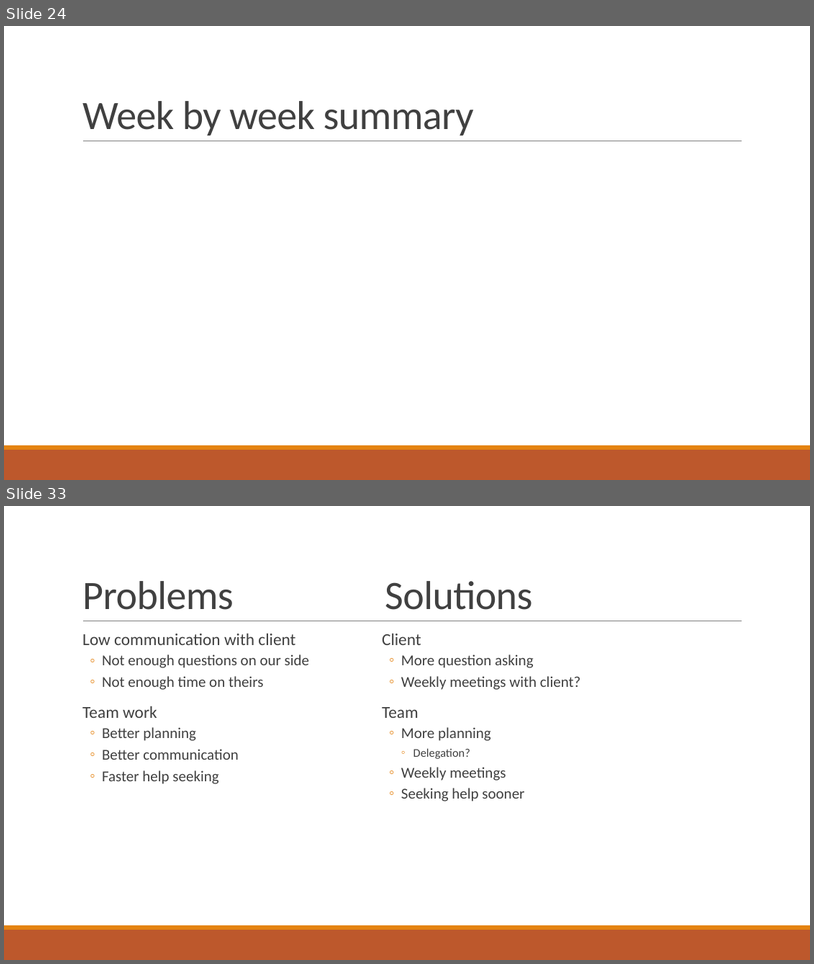
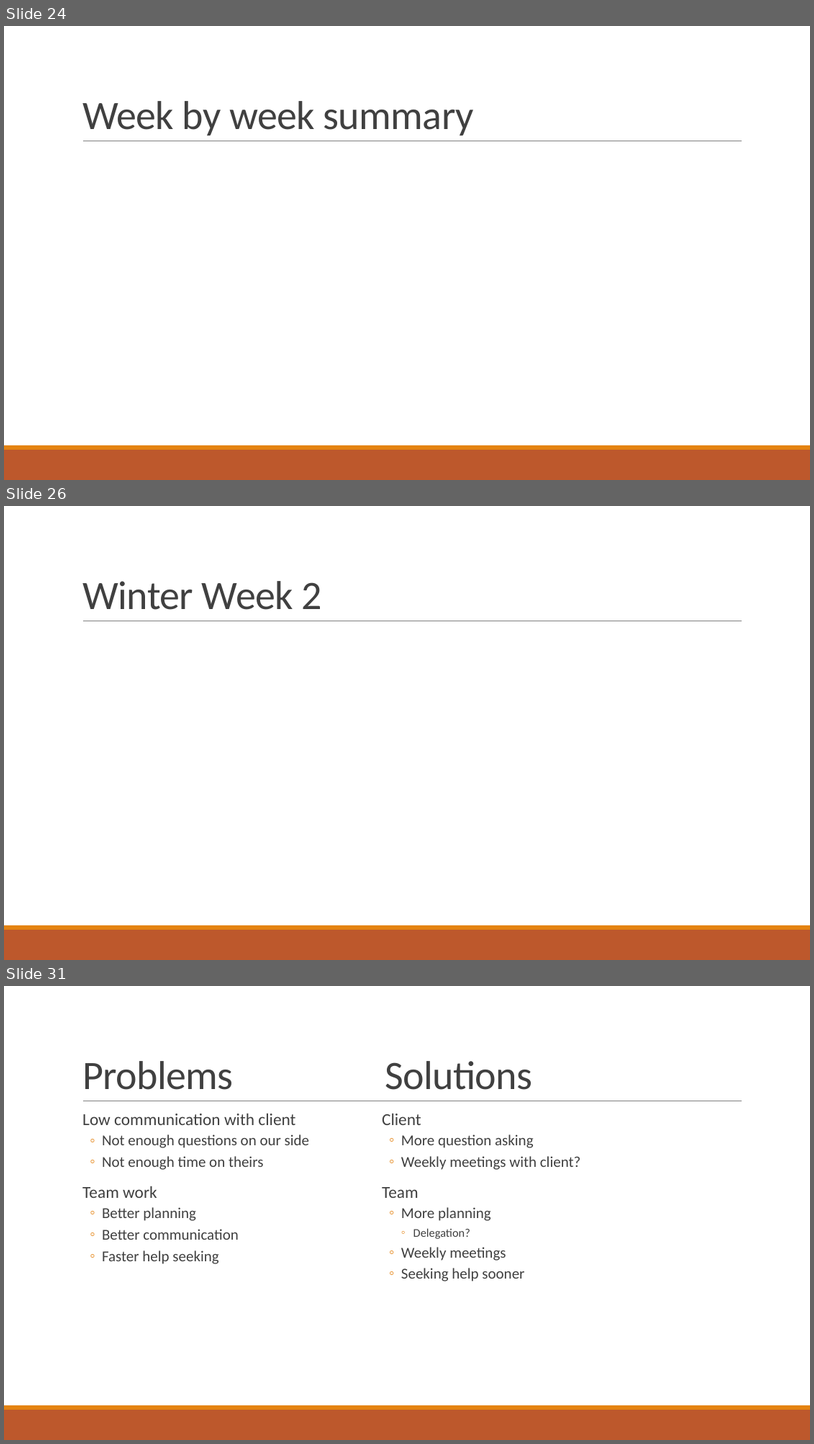
Before and after one commit to gonsalvg/Capstone-Forge-App, a slide deck: Project Documents/Progress Report 2/Progress report.pptx. Shown one above the other, each under a label of ours: slides 24 and 33 before the commit, slides 24, 26 and 31 after it; the slides between them are not shown. The pictures are 814x964 and 814x1444 pixels, drawn with LibreOffice and Linux fonts; fonts in the diff are those of the drawing. Boxes give left, top, right and bottom in pixels: in the first picture for what was removed or moved away, otherwise in the second. Text is boxed around its words. In the diff, an @@ line names an element or a change of style, - is before the commit and + after.

```diff
--- a/Project Documents/Progress Report 2/Progress report.pptx
+++ b/Project Documents/Progress Report 2/Progress report.pptx
@@ slide 26 added at <box>4,506,810,960</box>, background #FFFFFF; not listed: 3 template elements that a slide beside it also shows @@
@@ title added at <box>82,581,322,610</box>, 48 pt, text #404040 @@
+Winter Week 2
@@ what was slide 33 is now slide 31 @@
```
Also in this commit, not shown: 2 slides changed, 4 other slides added, 7 slides removed, 3 other files.
